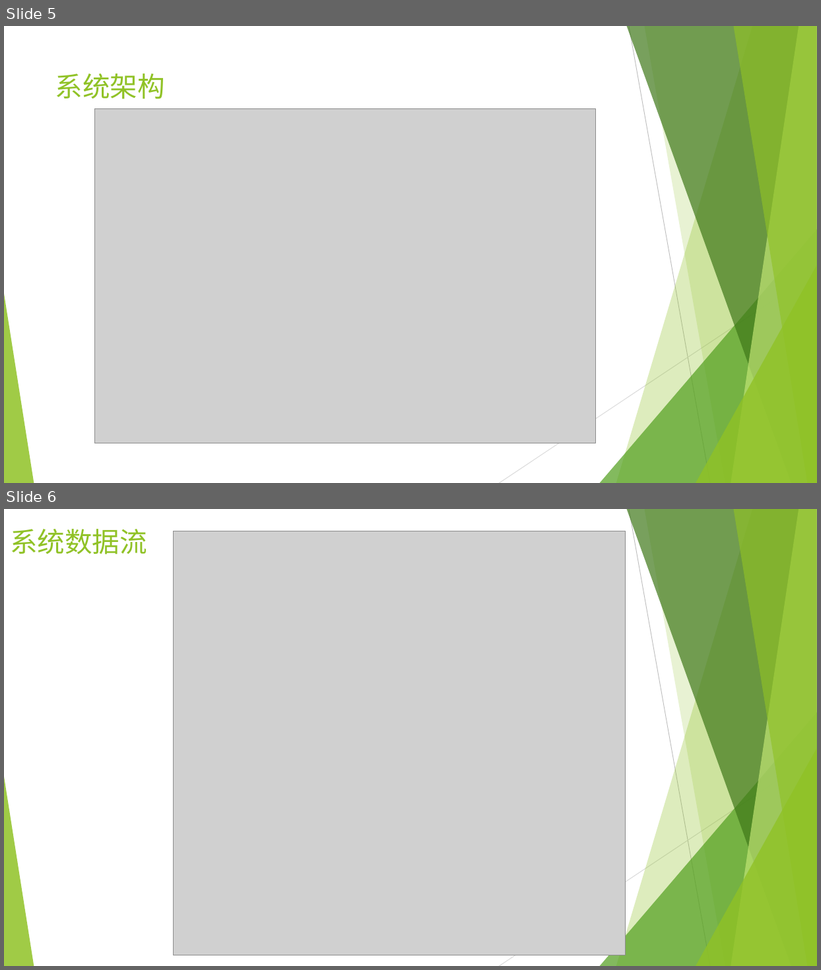
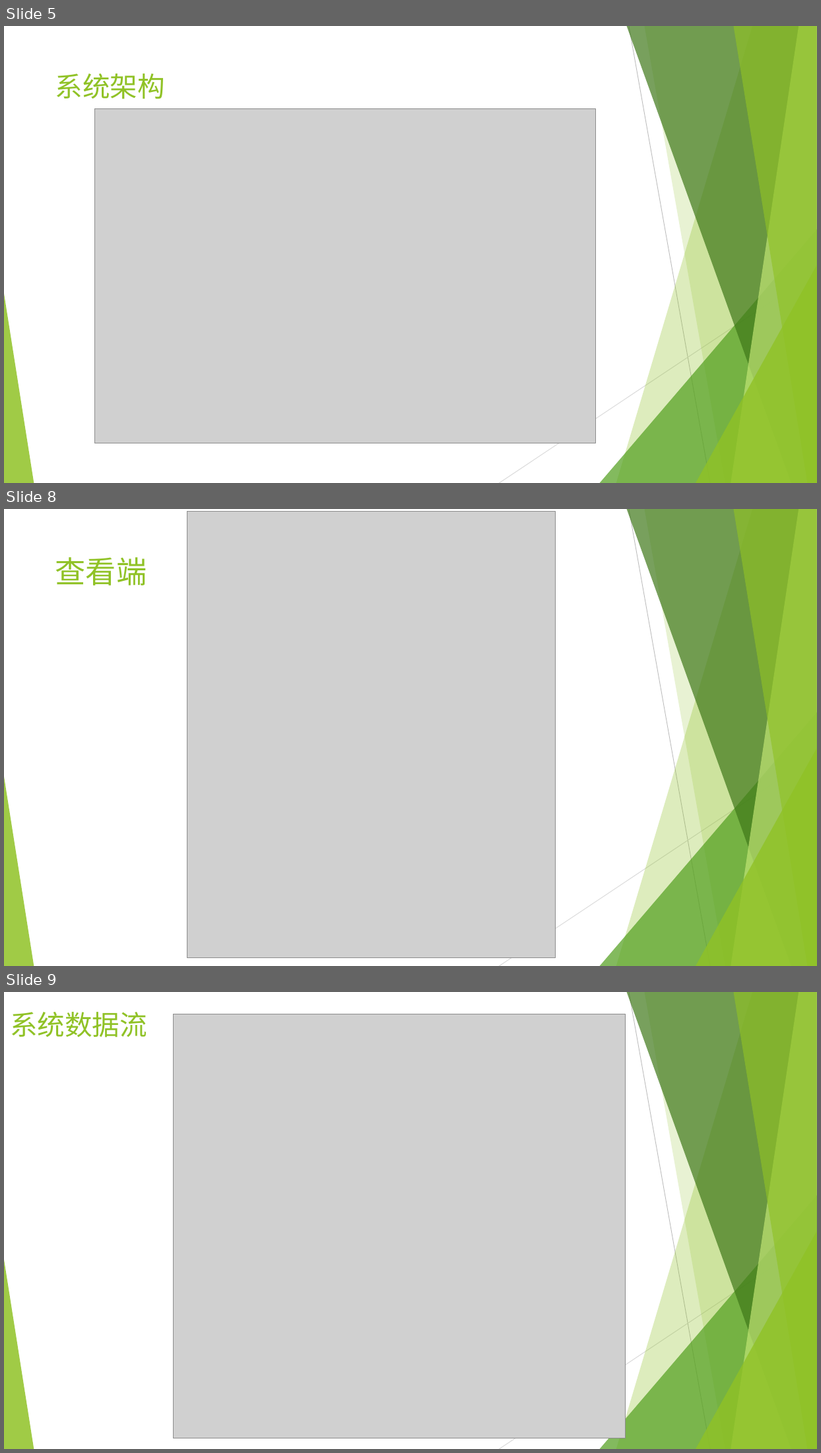
Before and after one commit to pangyongkun/graduate, a slide deck: 毕设答辩.pptx. Shown one above the other, each under a label of ours: slides 5 and 6 before the commit, slides 5, 8 and 9 after it; the slides between them are not shown. The pictures are 821x970 and 821x1453 pixels, drawn with LibreOffice and Linux fonts; fonts in the diff are those of the drawing; grey boxes stand for pictures. Boxes give left, top, right and bottom in pixels: in the first picture for what was removed or moved away, otherwise in the second. Text is boxed around its words. In the diff, an @@ line names an element or a change of style, - is before the commit and + after.

```diff
--- a/毕设答辩.pptx
+++ b/毕设答辩.pptx
@@ slide 8 added at (4, 509, 817, 966), background #FFFFFF; not listed: 10 template elements that a slide beside it also shows @@
@@ picture added at (187, 512, 556, 958) @@
@@ title added at (55, 557, 147, 586), 36 pt, text #90C226 @@
+查看端
@@ what was slide 6 is now slide 9 @@
```
Also in this commit, not shown: 2 other slides added, 2 other files.
